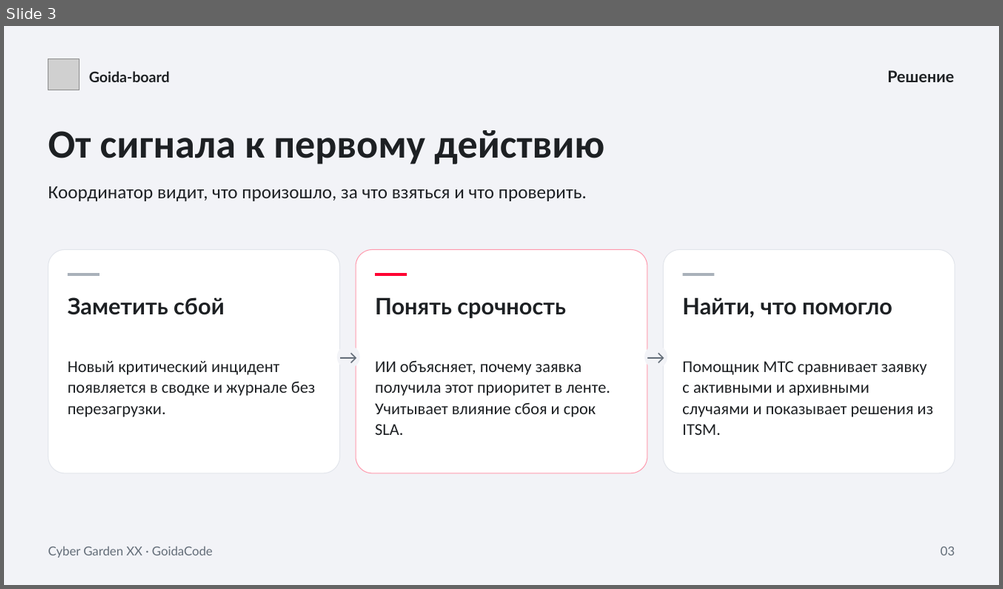
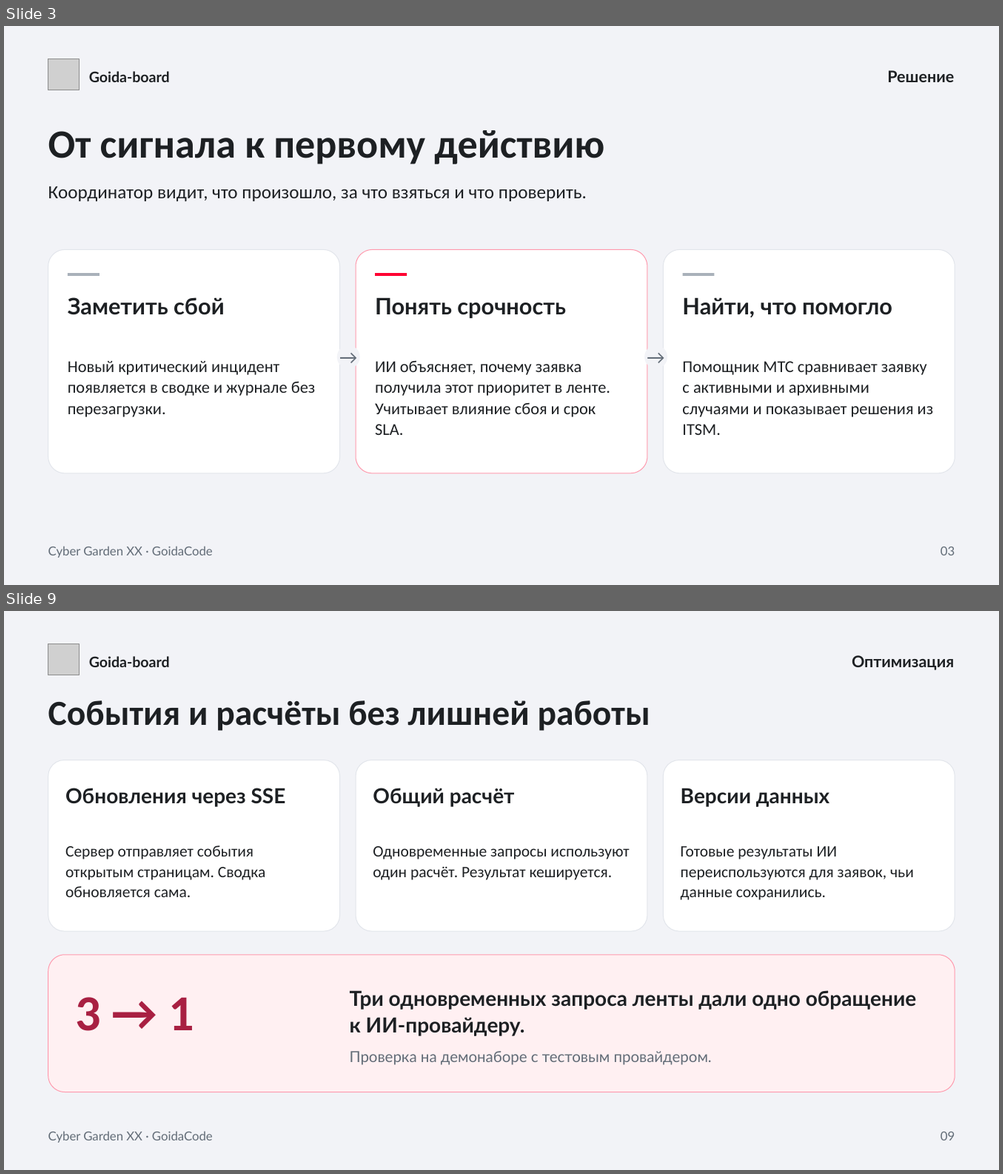
Before and after one commit to LIGI464/MTS, a slide deck: docs/hackathon/goida-board.pptx. Shown one above the other, each under a label of ours: slide 3 before the commit, slides 3 and 9 after it; the slides between them are not shown. The pictures are 1003x589 and 1003x1174 pixels, drawn with LibreOffice and Linux fonts; fonts in the diff are those of the drawing; grey boxes stand for pictures. Boxes give left, top, right and bottom in pixels: in the first picture for what was removed or moved away, otherwise in the second. Text is boxed around its words. In the diff, an @@ line names an element or a change of style, - is before the commit and + after.

```diff
--- a/docs/hackathon/goida-board.pptx
+++ b/docs/hackathon/goida-board.pptx
@@ slide 9 added at <box>4,611,999,1170</box>, background #F2F3F7 @@
@@ picture added at <box>48,644,79,675</box> @@
@@ text added at <box>89,656,170,667</box>, 15.8 pt, text #1D2023, bold @@
+Goida-board
@@ text added at <box>851,655,953,670</box>, 17.2 pt, text #1D2023, bold @@
+Оптимизация
@@ text added at <box>48,701,650,731</box>, 38.2 pt, text #1D2023, bold @@
+События и расчёты без лишней работы
@@ rounded rectangle added at <box>48,760,340,931</box>, fill #FFFFFF, outline #E2E5EB 0.8 pt @@
@@ rounded rectangle added at <box>356,760,647,931</box>, fill #FFFFFF, outline #E2E5EB 0.8 pt @@
@@ rounded rectangle added at <box>663,760,955,931</box>, fill #FFFFFF, outline #E2E5EB 0.8 pt @@
@@ text added at <box>65,788,286,807</box>, 22.5 pt, text #1D2023, bold @@
+Обновления через SSE
@@ text added at <box>373,788,515,807</box>, 22.5 pt, text #1D2023, bold @@
+Общий расчёт
@@ text added at <box>680,788,829,807</box>, 22.5 pt, text #1D2023, bold @@
+Версии данных
@@ text added at <box>65,846,265,897</box>, 17.2 pt, text #1D2023 @@
+Сервер отправляет события открытым страницам. Сводка обновляется сама.
@@ text added at <box>373,846,629,880</box>, 17.2 pt, text #1D2023 @@
+Одновременные запросы используют один расчёт. Результат кешируется.
@@ text added at <box>680,846,913,900</box>, 17.2 pt, text #1D2023 @@
+Готовые результаты ИИ переиспользуются для заявок, чьи данные сохранились.
@@ rounded rectangle added at <box>48,955,955,1092</box>, fill #FFF0F2, outline #FF99AD 0.8 pt @@
@@ text added at <box>75,997,194,1031</box>, 54.8 pt, text #A82042, bold @@
+3 → 1
@@ text added at <box>350,991,916,1037</box>, 22.5 pt, text #1D2023, bold @@
+Три одновременных запроса ленты дали одно обращение к ИИ-провайдеру.
@@ text added at <box>350,1051,711,1065</box>, 16.5 pt, text #626C77 @@
+Проверка на демонаборе с тестовым провайдером.
@@ text added at <box>48,1131,213,1143</box>, 13.5 pt, text #626C77 @@
+Cyber Garden XX · GoidaCode
@@ text added at <box>940,1132,954,1141</box>, 13.5 pt, text #626C77 @@
+09
```
Also in this commit, not shown: 6 slides changed, 2 other slides added, 2 other files.
